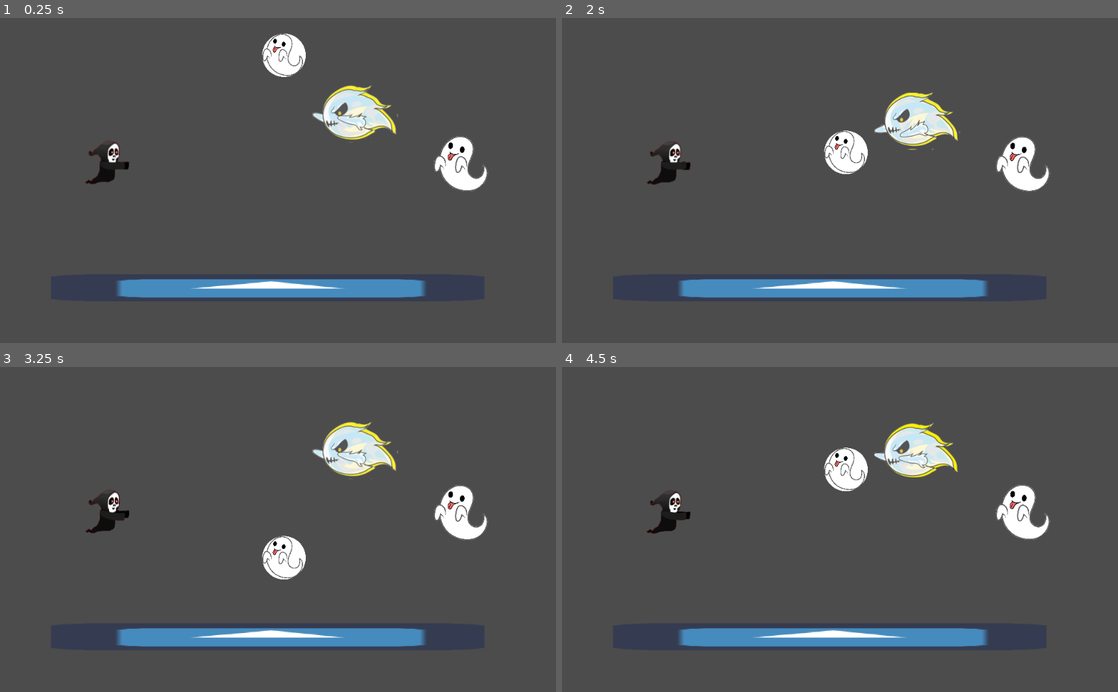
Above: before the commit, frames 1-4 (two rows, left to right).
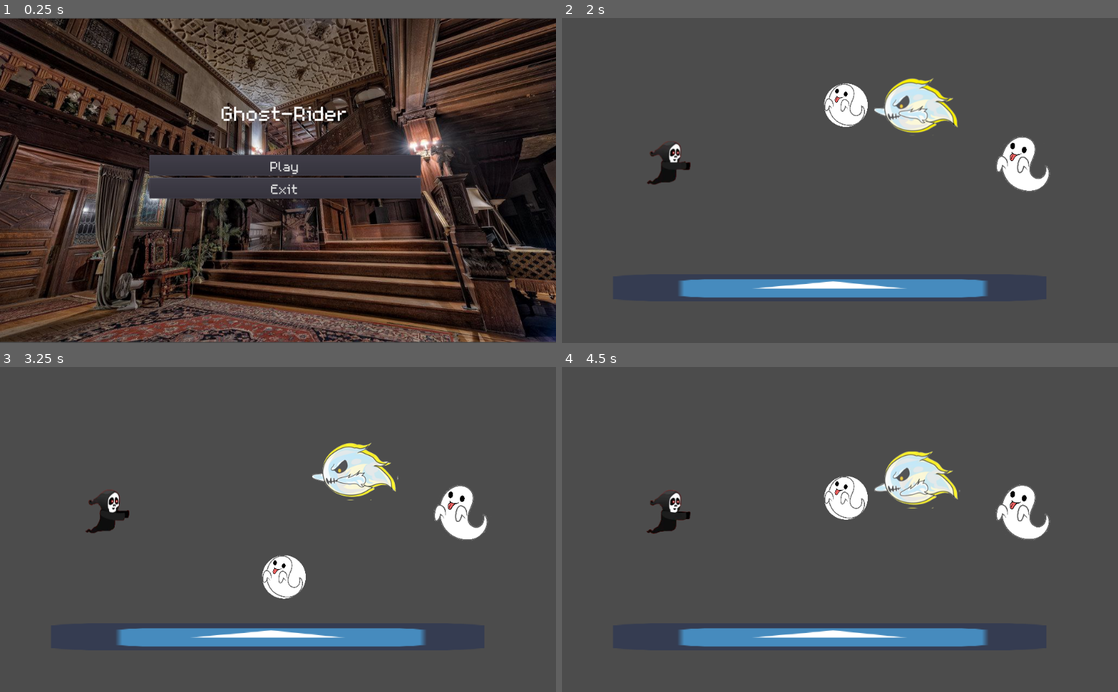
Above: after the commit, the same moments.

Repository: AgustinVal/Ghost-Rider
Game: Godot game, scene res://scenes/MainMenu.tscn
Two runs of this game, one before a commit and one after it. Both use one fixed random seed, a clock stepped at 60 frames per second and the inputs below. Before the commit the project starts from res://scenes/Main.tscn. The engine's default icon, where the game draws it, is replaced by a stand-in: a white triangle on a blue panel in a dark square.
Inputs (mouse positions are in pixels of both pictures, inside the frame that each line leads up to):
- Up to frame 1 (0.25 s): no input
- Up to frame 2 (2 s): click (845, 164) at 0.5 s, where only the run after the commit has a clickable "Play"
- Up to frame 3 (3.25 s): no input
- Up to frame 4 (4.5 s): no input

The runs differ from the first frame. In frame 1, 83% of the frame differs, in the area x 0-100%, y 0-100%; in frame 2, 3.5%; in frame 3, 3.3%; in frame 4, 3.8%.

Commit message:
Agrega menu

Diff:
--- a/Ghost_Rider/project.godot
+++ b/Ghost_Rider/project.godot
@@ -11,7 +11,7 @@
 [application]
 
 config/name="Ghost_Rider"
-run/main_scene="res://scenes/Main.tscn"
+run/main_scene="res://scenes/MainMenu.tscn"
 config/icon="res://img/icon.png"
 
 [input]
--- /dev/null
+++ b/Ghost_Rider/resourses/theme.tres
@@ -0,0 +1,3 @@
+[gd_resource type="Theme" format=2]
+
+[resource]
--- a/Ghost_Rider/scenes/Main.tscn
+++ b/Ghost_Rider/scenes/Main.tscn
@@ -91,6 +91,10 @@
 [node name="Ghost_Intro" parent="." instance=ExtResource( 3 )]
 position = Vector2( 852, 270 )
 
+[node name="Boss1" parent="." instance=ExtResource( 12 )]
+position = Vector2( 654, 164 )
+collision_mask = 1
+
 [node name="Player" type="KinematicBody2D" parent="."]
 position = Vector2( 196, 268 )
 collision_layer = 2
@@ -106,9 +110,5 @@
 [node name="AnimatedSprite" type="AnimatedSprite" parent="Player"]
 frames = SubResource( 5 )
 animation = "stay"
-frame = 3
+frame = 5
 playing = true
-
-[node name="Boss1" parent="." instance=ExtResource( 12 )]
-position = Vector2( 654, 164 )
-collision_mask = 1
--- /dev/null
+++ b/Ghost_Rider/scenes/MainMenu.tscn
@@ -0,0 +1,88 @@
+[gd_scene load_steps=14 format=2]
+
+[ext_resource path="res://resourses/theme.tres" type="Theme" id=1]
+[ext_resource path="res://img/Menu/Menu01.png" type="Texture" id=2]
+[ext_resource path="res://resourses/m5x7.ttf" type="DynamicFontData" id=3]
+[ext_resource path="res://scripts/MainMenu.gd" type="Script" id=4]
+
+[sub_resource type="DynamicFont" id=1]
+font_data = ExtResource( 3 )
+
+[sub_resource type="Theme" id=2]
+default_font = SubResource( 1 )
+
+[sub_resource type="DynamicFont" id=3]
+size = 60
+outline_color = Color( 0.905882, 0.0901961, 0.0901961, 1 )
+font_data = ExtResource( 3 )
+
+[sub_resource type="DynamicFont" id=4]
+font_data = ExtResource( 3 )
+
+[sub_resource type="Theme" id=5]
+default_font = SubResource( 4 )
+
+[sub_resource type="DynamicFont" id=6]
+size = 40
+outline_color = Color( 0.882353, 0.109804, 0.109804, 1 )
+font_data = ExtResource( 3 )
+
+[sub_resource type="DynamicFont" id=7]
+font_data = ExtResource( 3 )
+
+[sub_resource type="Theme" id=8]
+default_font = SubResource( 7 )
+
+[sub_resource type="DynamicFont" id=9]
+size = 40
+font_data = ExtResource( 3 )
+
+[node name="MainMenu" type="MarginContainer"]
+anchor_right = 1.0
+anchor_bottom = 1.0
+margin_left = 275.0
+margin_top = 150.0
+margin_right = -249.0
+margin_bottom = -150.0
+size_flags_horizontal = 4
+size_flags_vertical = 4
+theme = ExtResource( 1 )
+script = ExtResource( 4 )
+
+[node name="VBoxContainer" type="VBoxContainer" parent="."]
+margin_right = 500.0
+margin_bottom = 300.0
+
+[node name="Title" type="Label" parent="VBoxContainer"]
+margin_right = 500.0
+margin_bottom = 99.0
+theme = SubResource( 2 )
+custom_fonts/font = SubResource( 3 )
+text = "Ghost-Rider
+"
+align = 1
+
+[node name="Play" type="Button" parent="VBoxContainer"]
+margin_top = 103.0
+margin_right = 500.0
+margin_bottom = 141.0
+theme = SubResource( 5 )
+custom_fonts/font = SubResource( 6 )
+text = "Play"
+
+[node name="Exit" type="Button" parent="VBoxContainer"]
+margin_top = 145.0
+margin_right = 500.0
+margin_bottom = 183.0
+theme = SubResource( 8 )
+custom_fonts/font = SubResource( 9 )
+text = "Exit"
+
+[node name="Menu01" type="Sprite" parent="."]
+position = Vector2( 237, 149.25 )
+scale = Vector2( 1, 0.874817 )
+z_index = -1
+texture = ExtResource( 2 )
+
+[connection signal="pressed" from="VBoxContainer/Play" to="." method="_on_Play_pressed"]
+[connection signal="pressed" from="VBoxContainer/Exit" to="." method="_on_Exit_pressed"]
--- /dev/null
+++ b/Ghost_Rider/scripts/MainMenu.gd
@@ -0,0 +1,21 @@
+extends MarginContainer
+
+
+onready var play = $VBoxContainer/Play
+onready var exit = $VBoxContainer/Exit
+
+
+# Called when the node enters the scene tree for the first time.
+func _ready():
+	play.connect("pressed", self, "_on_Play_pressed")
+	exit.connect("pressed", self, "_on_Exit_pressed")
+
+
+
+
+func _on_Play_pressed():
+	get_tree().change_scene("res://scenes/Main.tscn")
+
+
+func _on_Exit_pressed():
+	get_tree().quit()
Binary file added: Ghost_Rider/img/Fondos/image.png
Not shown, added: Ghost_Rider/img/Fondos/image.png.import
Binary file added: Ghost_Rider/img/Menu/Menu01.png
Not shown, added: Ghost_Rider/img/Menu/Menu01.png.import
Binary file added: Ghost_Rider/resourses/m5x7.ttf
Not shown, added: Ghost_Rider/img/Fondos/85e543ac-8d6d-4bb6-a32c-be10d772ad98.jfif
